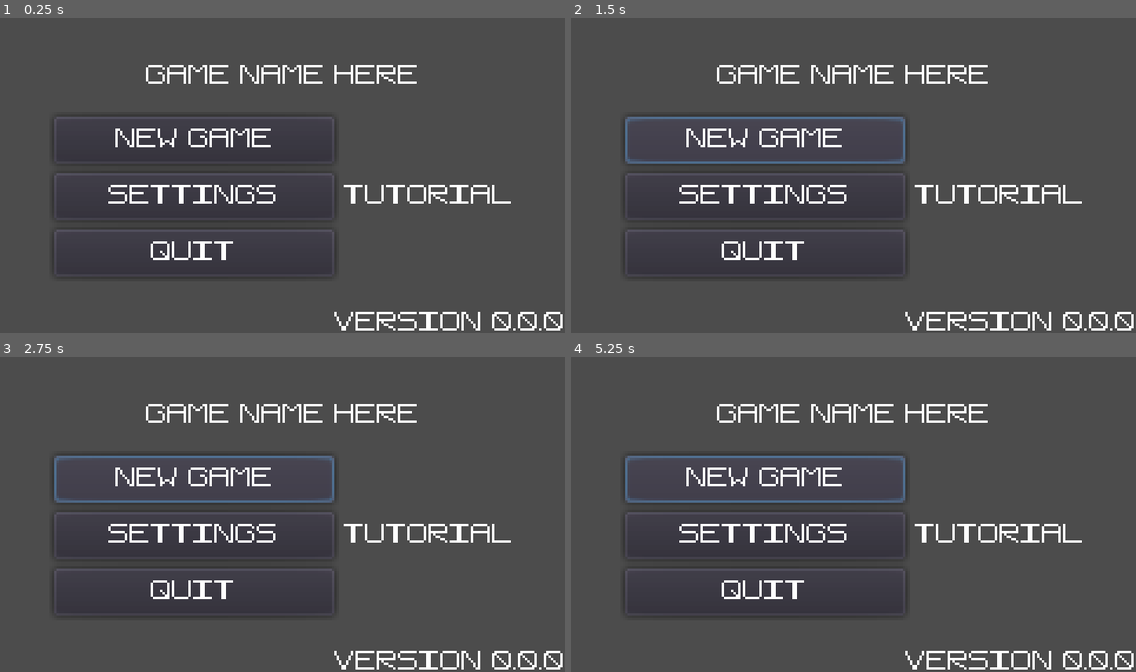
Above: before the commit, frames 1-4 (two rows, left to right).
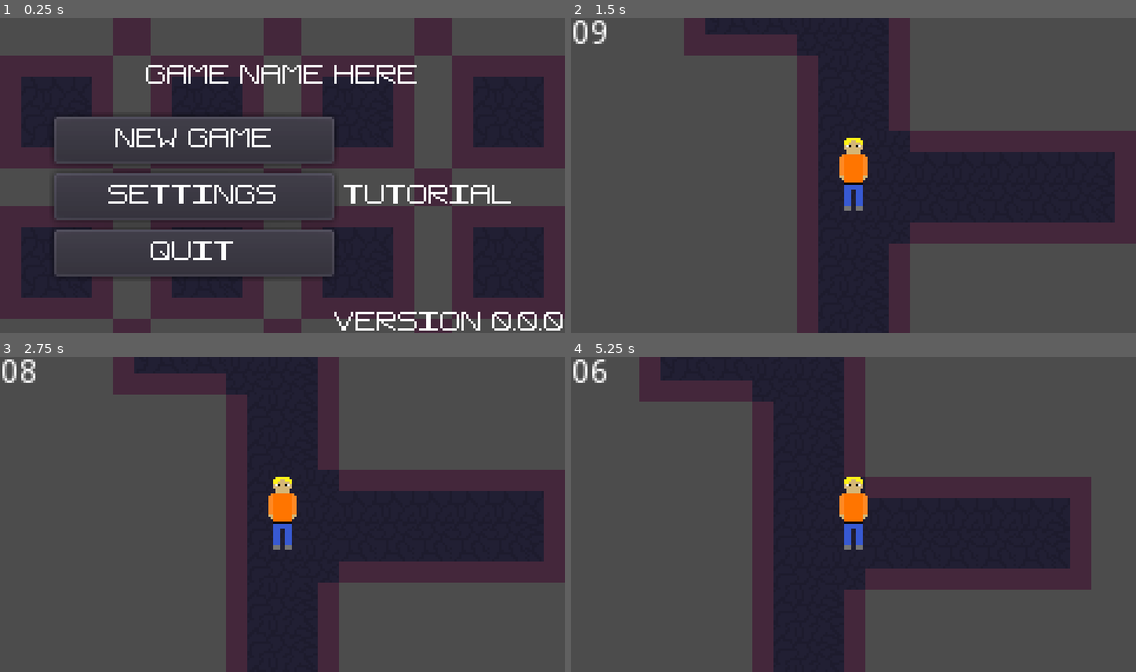
Above: after the commit, the same moments.

Repository: CMDR-Piboy314/Ludum-Dare-51
Game: Godot game, scene res://scn/UI/TitleScreen.tscn
The game is run twice, just before and just after one commit, with the same random seed, the same clock (stepped at 60 frames per second) and the same inputs. This scene is started directly instead of the project's main scene.
Inputs (mouse positions are in pixels of both pictures, inside the frame that each line leads up to):
- Up to frame 1 (0.25 s): no input
- Up to frame 2 (1.5 s): click "Settings" at 0.5 s; click "New Game" at 1.25 s
- Up to frame 3 (2.75 s): click (192, 476) at 2 s, where only the run before the commit has a clickable "New Game"
- Up to frame 4 (5.25 s): tap Enter at 2.75, 5 s; hold D (move_right) 2.78-3.53 s; hold S (move_down) 3.53-4.28 s; tap Space at 4.25 s; hold D (move_right) 4.28-5.03 s; hold W (move_up) from 5.03 s (still down)

The runs differ from the first frame. In frame 1, 48% of the frame differs, in the area x 0-100%, y 0-100%; in frame 2, 38%; in frame 3, 38%; in frame 4, 37%.

Commit message:
Buttons do something now

Diff:
--- /dev/null
+++ b/scn/UI/Buttons.gd
@@ -0,0 +1,11 @@
+extends VBoxContainer
+
+func _on_NewGameBtn_pressed():
+	get_tree().change_scene("res://scn/lvl/Level01.tscn")
+
+func _on_SettingsBtn_pressed():
+	get_tree().change_scene("res://sceneName.tscn")
+
+
+func _on_QuitBtn_pressed():
+	get_tree().quit()
--- a/scn/UI/TitleScreen.tscn
+++ b/scn/UI/TitleScreen.tscn
@@ -1,9 +1,11 @@
-[gd_scene load_steps=6 format=2]
+[gd_scene load_steps=8 format=2]
 
 [ext_resource path="res://scn/UI/Buttons/QuitBtn.tscn" type="PackedScene" id=1]
 [ext_resource path="res://scn/UI/Buttons/NewGameBtn.tscn" type="PackedScene" id=2]
 [ext_resource path="res://scn/UI/Buttons/SettingsBtn.tscn" type="PackedScene" id=3]
 [ext_resource path="res://res/fnt/ludum/ludum.ttf" type="DynamicFontData" id=4]
+[ext_resource path="res://res/img/ent/tiles/tiles01.png" type="Texture" id=5]
+[ext_resource path="res://scn/UI/Buttons.gd" type="Script" id=6]
 
 [sub_resource type="DynamicFont" id=1]
 size = 8
@@ -12,6 +14,12 @@
 [node name="TitleScreen" type="Control"]
 anchor_right = 1.0
 anchor_bottom = 1.0
+
+[node name="Background" type="TextureRect" parent="."]
+anchor_right = 1.0
+anchor_bottom = 1.0
+texture = ExtResource( 5 )
+stretch_mode = 2
 
 [node name="Menu" type="VBoxContainer" parent="."]
 anchor_left = 0.5
@@ -54,6 +62,7 @@
 size_flags_horizontal = 3
 size_flags_vertical = 3
 alignment = 1
+script = ExtResource( 6 )
 
 [node name="NewGameBtn" parent="Menu/CenterRow/Buttons" instance=ExtResource( 2 )]
 margin_top = 9.0
@@ -98,7 +107,7 @@
 "_editor_description_": "This will be replaced by the logo"
 }
 
-[node name="Label" type="Label" parent="."]
+[node name="Version" type="Label" parent="."]
 anchor_left = 1.0
 anchor_top = 1.0
 anchor_right = 1.0
@@ -111,3 +120,7 @@
 align = 2
 valign = 2
 uppercase = true
+
+[connection signal="pressed" from="Menu/CenterRow/Buttons/NewGameBtn" to="Menu/CenterRow/Buttons" method="_on_NewGameBtn_pressed"]
+[connection signal="pressed" from="Menu/CenterRow/Buttons/SettingsBtn" to="Menu/CenterRow/Buttons" method="_on_SettingsBtn_pressed"]
+[connection signal="pressed" from="Menu/CenterRow/Buttons/QuitBtn" to="Menu/CenterRow/Buttons" method="_on_QuitBtn_pressed"]
